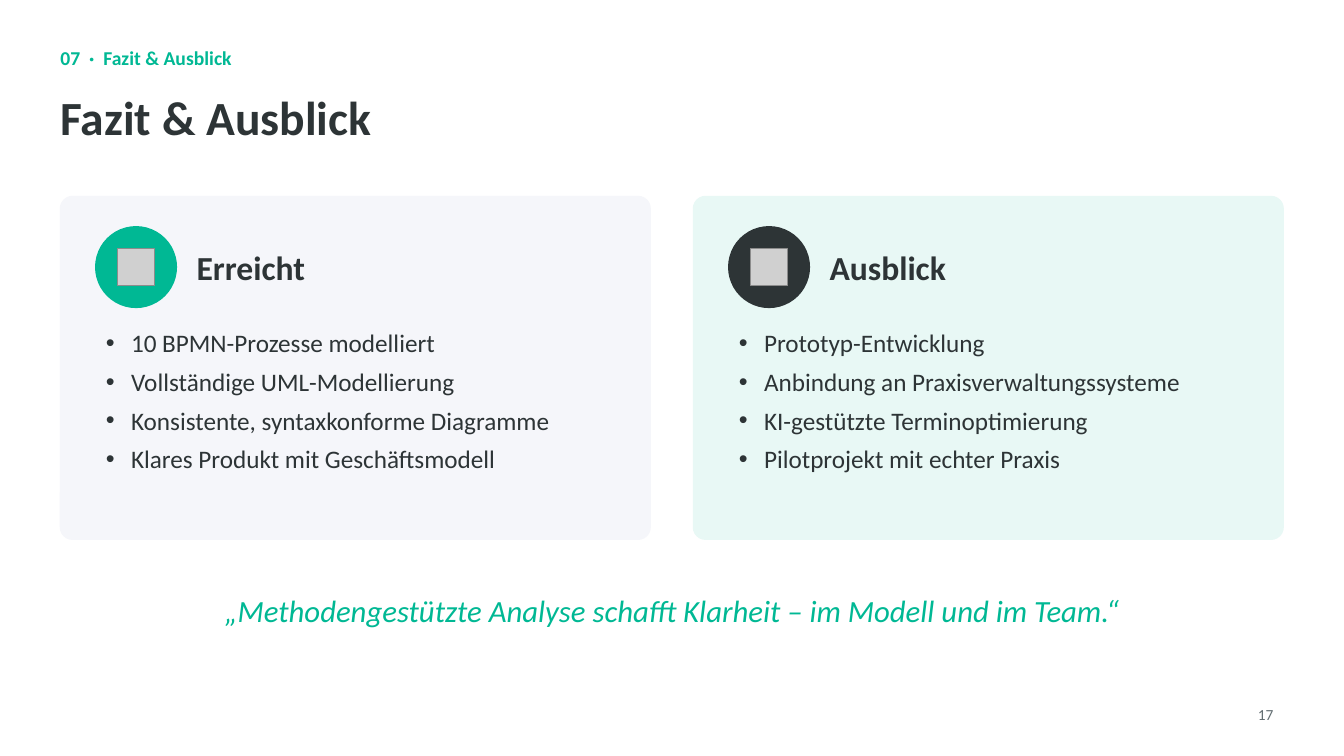
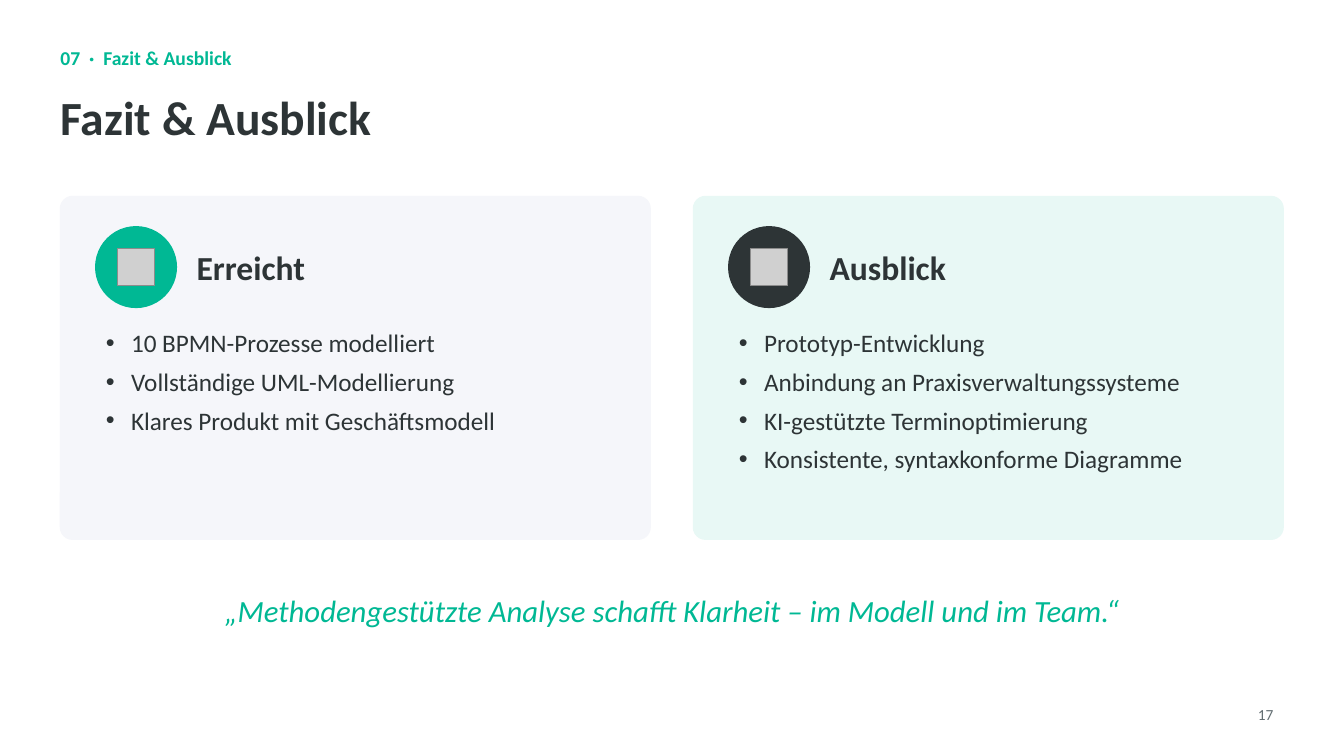
Before and after one commit to LucaD2007/AutoMedic, a slide deck: slide 17 of Präsentation_AutoMedic_final.pptx. Drawn at 1344x756 pixels with LibreOffice and Linux fonts; fonts in the diff are those of the drawing; grey boxes stand for pictures; background and template pictures are left out. Boxes give left, top, right and bottom in pixels: in the first picture for what was removed or moved away, otherwise in the second. Text is boxed around its words. In the diff, an @@ line names an element or a change of style, - is before the commit and + after.

```diff
--- a/Präsentation_AutoMedic_final.pptx
+++ b/Präsentation_AutoMedic_final.pptx
@@ text at [131, 412, 549, 435]: paragraph removed @@
-• Konsistente, syntaxkonforme Diagramme
@@ text at [764, 450, 1182, 473]: text changed @@
-• Pilotprojekt mit echter Praxis
+• Konsistente, syntaxkonforme Diagramme
```
Also in this commit, not shown: 1 other slide changed.
